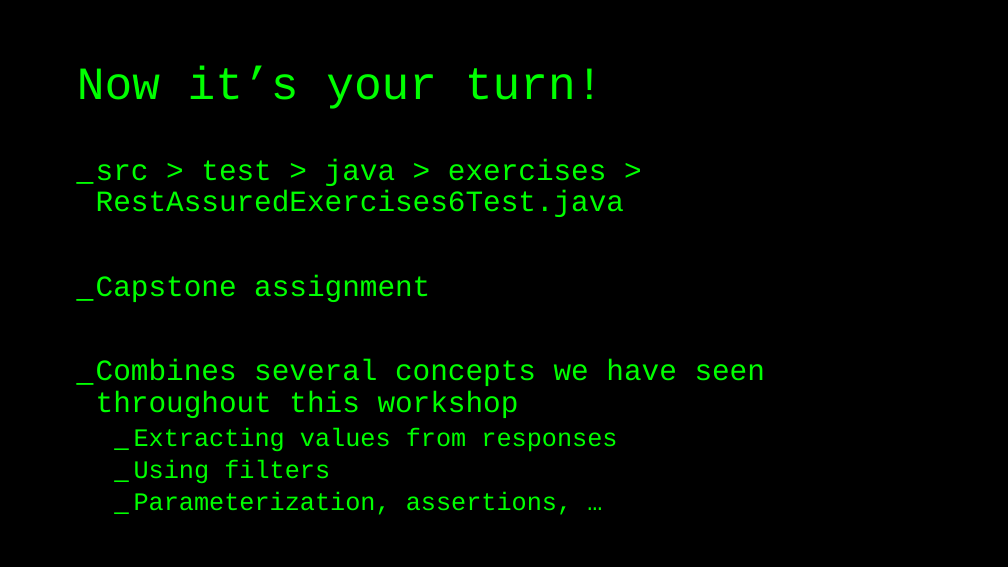
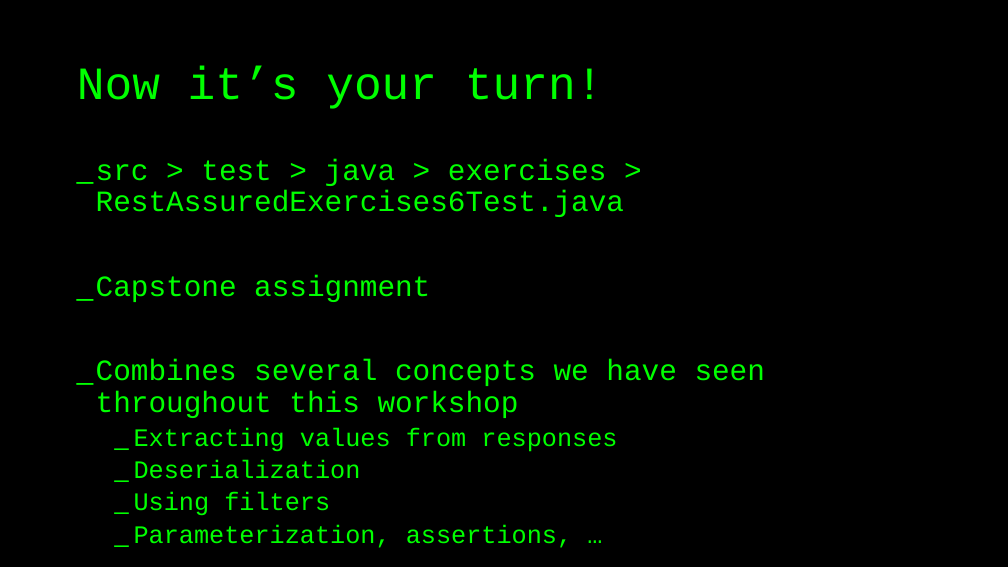
Before and after one commit to basdijkstra/rest-assured-workshop, a slide deck: slide 48 of RestAssuredWorkshop.pptx. Drawn at 1008x567 pixels with LibreOffice and Linux fonts; fonts in the diff are those of the drawing. Boxes give left, top, right and bottom in pixels: in the first picture for what was removed or moved away, otherwise in the second. Text is boxed around its words. In the diff, an @@ line names an element or a change of style, - is before the commit and + after.

Commit message:
Updated capstone assignment with deserialization, added Lombok as a dependency for easier POJO management

```diff
--- a/RestAssuredWorkshop.pptx
+++ b/RestAssuredWorkshop.pptx
@@ text at <box>134,460,361,479</box>: paragraph added @@
+  _ Deserialization
```
Also in this commit, not shown: 8 other files.
